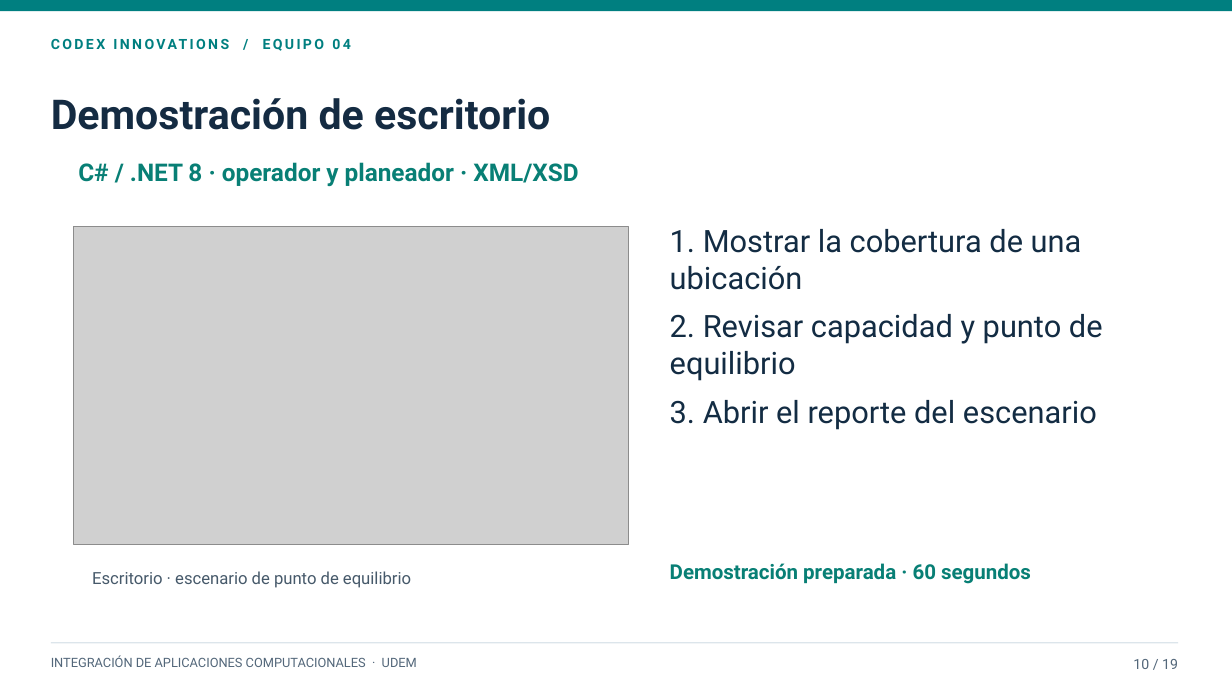
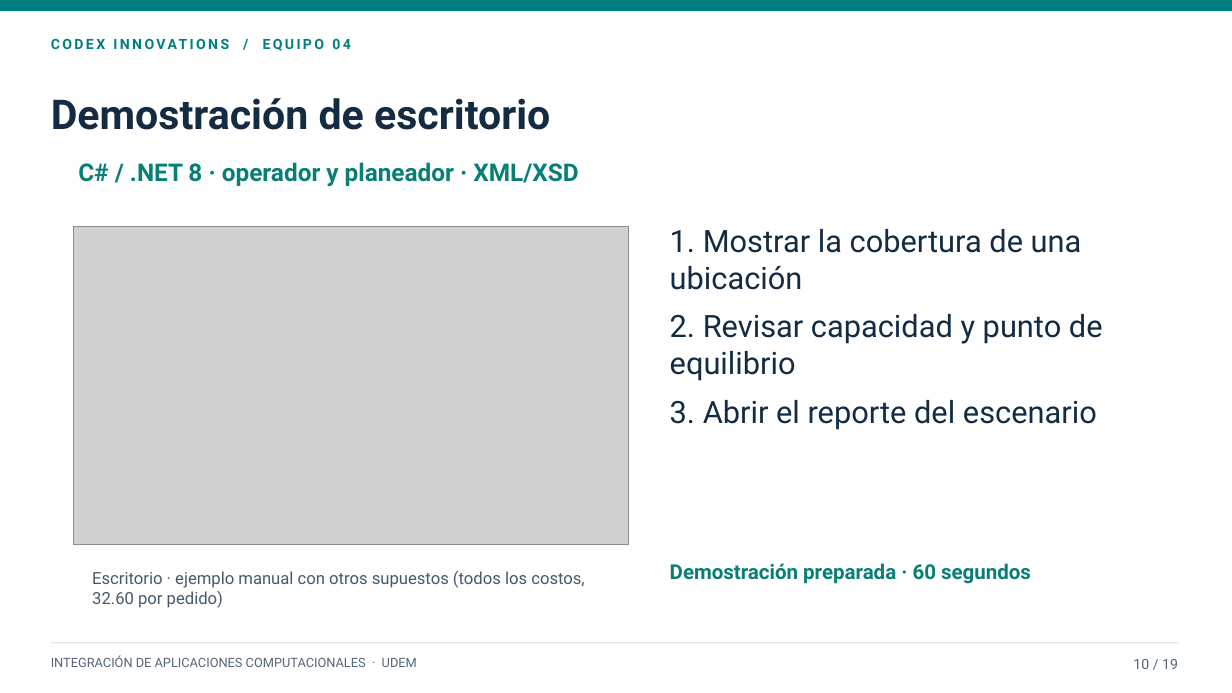
Before and after one commit to mauro-castp/proyecto-integracion, a slide deck: slide 10 of presentacion/Microhubs · Presentación final.pptx. Drawn at 1232x693 pixels with LibreOffice and Linux fonts; fonts in the diff are those of the drawing; grey boxes stand for pictures. Boxes give left, top, right and bottom in pixels: in the first picture for what was removed or moved away, otherwise in the second. Text is boxed around its words. In the diff, an @@ line names an element or a change of style, - is before the commit and + after.

```diff
--- a/presentacion/Microhubs · Presentación final.pptx
+++ b/presentacion/Microhubs · Presentación final.pptx
@@ text at (x1=92, y1=571, x2=584, y2=608): text changed @@
-Escritorio · escenario de punto de equilibrio
+Escritorio · ejemplo manual con otros supuestos (todos los costos, 32.60 por pedido)
```
Also in this commit, not shown: 9 other slides changed, 23 other files.
